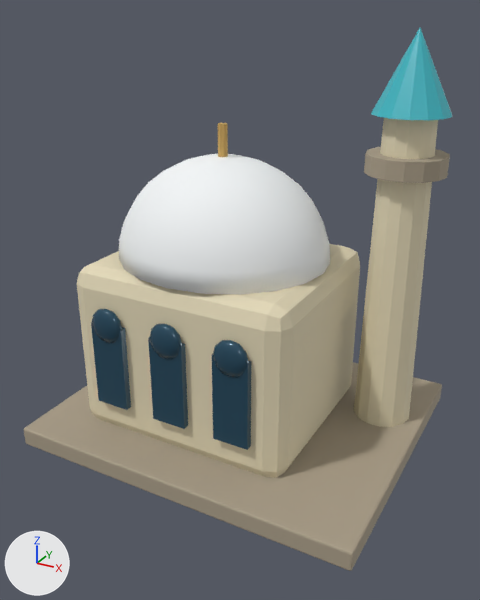
The glTF model map3d/assets/mosque.glb: old version first, new version second.
Rendered twice from a camera (50 mm lens) standing at (0.734, -1.359, 1.037) and looking at (0.015, -0.051, 0.383). The lights are fixed; the arrows at lower left show +X, +Y and +Z. The picture after the commit comes second. Where no turn or scale is listed for an object, it has been applied to the vertices. Vertices at exactly the same position are counted once.

The scene before the commit, as lines of its bpy script (objects in view):
```python
me_mosque_archeddoor_008_mesh = bpy.data.meshes.new('Mosque_ArchedDoor_008_Mesh')
me_mosque_archeddoor_008_mesh.from_pydata(...)  # 570 vertices, 1088 faces; spans x -0.218..0.673, y -0.111..0.632, z -0.238..0.762
# faces by material slot: [396, 160, 28, 318, 160, 26]
me_mosque_archeddoor_008_mesh.materials.append(mat_hm_glass)  # dark blue #254b60
me_mosque_archeddoor_008_mesh.materials.append(mat_hm_stone)  # beige #a99d88
me_mosque_archeddoor_008_mesh.materials.append(mat_hm_tussock)  # orange #c9a35a
me_mosque_archeddoor_008_mesh.materials.append(mat_hm_snow)  # white #f4f7f8
me_mosque_archeddoor_008_mesh.materials.append(mat_hm_cream)  # beige #e2d7b7
me_mosque_archeddoor_008_mesh.materials.append(mat_hm_water)  # cyan #3fb8c4
ob_mosque_archeddoor_008 = bpy.data.objects.new('Mosque_ArchedDoor_008', me_mosque_archeddoor_008_mesh)
ob_mosque_archeddoor_008.location = (-0.228, -0.26, 0.238)
```
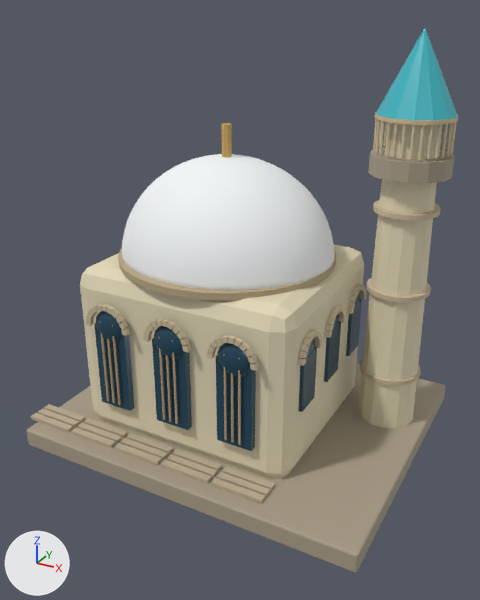
Pixel boxes (x1, y1, x2, y2) of what changed, in the pictures (480 x 600 px):
'Mosque_ArchedDoor_008', reshaped, moved
    before: (24, 28, 452, 571)
    after: (27, 28, 458, 573)
part 1 of me_mosque_archeddoor_008_mesh, added
    after: (303, 338, 315, 361)
part 2 of me_mosque_archeddoor_008_mesh, added
    after: (328, 313, 339, 334)
part 3 of me_mosque_archeddoor_008_mesh, added
    after: (354, 292, 360, 311)
part 4 of me_mosque_archeddoor_008_mesh, added
    after: (299, 346, 317, 412)
part 5 of me_mosque_archeddoor_008_mesh, added
    after: (324, 321, 341, 382)
part 6 of me_mosque_archeddoor_008_mesh, added
    after: (346, 300, 362, 356)
part 7 of me_mosque_archeddoor_008_mesh, built on
    before: (119, 154, 330, 295)
    after: (31, 112, 458, 504)
part 8 of me_mosque_archeddoor_008_mesh, added
    after: (360, 359, 420, 386)

The change, as a diff of the scene's bpy script:
```diff
--- a/map3d/assets/mosque.glb.py
+++ b/map3d/assets/mosque.glb.py
@@ me_mosque_archeddoor_008_mesh @@
-me_mosque_archeddoor_008_mesh.from_pydata(...)  # 570 vertices, 1088 faces; spans x -0.218..0.673, y -0.111..0.632, z -0.238..0.762
+me_mosque_archeddoor_008_mesh.from_pydata(...)  # 4350 vertices, 7996 faces; spans x -0.239..0.673, y -0.111..0.632, z -0.238..0.762
+# me_mosque_archeddoor_008_mesh part 1: a new loose piece, a UV sphere (20 segments, 8 rings, poles along z) spanning x 0.45..0.464, y 0.073..0.149, z 0.058..0.144, in mat_hm_glass (dark blue #254b60)
+# me_mosque_archeddoor_008_mesh part 2: a new loose piece, a UV sphere (20 segments, 8 rings, poles along z) spanning x 0.45..0.464, y 0.223..0.298, z 0.058..0.144, in mat_hm_glass (dark blue #254b60)
+# me_mosque_archeddoor_008_mesh part 3: a new loose piece, a UV sphere (20 segments, 8 rings, poles along z) spanning x 0.45..0.464, y 0.372..0.448, z 0.058..0.144, in mat_hm_glass (dark blue #254b60)
+# me_mosque_archeddoor_008_mesh part 4: a new loose piece, a box spanning x 0.451..0.464, y 0.075..0.147, z -0.028..0.103, in mat_hm_glass (dark blue #254b60)
+# me_mosque_archeddoor_008_mesh part 5: a new loose piece, a box spanning x 0.451..0.464, y 0.225..0.296, z -0.028..0.103, in mat_hm_glass (dark blue #254b60)
+# me_mosque_archeddoor_008_mesh part 6: a new loose piece, a box spanning x 0.451..0.464, y 0.374..0.446, z -0.028..0.103, in mat_hm_glass (dark blue #254b60)
+# me_mosque_archeddoor_008_mesh part 7: 76 vertices moved from x -0.094..0.256, y 0.03..0.489, z 0.233..0.461 to x -0.098..0.039, y 0.087..0.413, z 0.233..0.363; 80 vertices removed from x -0.048..0.431, y 0.018..0.503, z 0.233..0.475; 2832 vertices added at x -0.239..0.653, y -0.07..0.529, z -0.188..0.585
+# me_mosque_archeddoor_008_mesh part 8: 128 vertices added at x 0.488..0.641, y 0.333..0.485, z -0.06..-0.049
+# other edits to the shape of me_mosque_archeddoor_008_mesh do not show in these pictures
 me_mosque_archeddoor_008_mesh.materials.append(mat_hm_glass)
@@ me_mosque_archeddoor_008_mesh @@
 me_mosque_archeddoor_008_mesh.materials.append(mat_hm_water)
+me_mosque_archeddoor_008_mesh.materials.append(mat_hm__d7c7a5)  # beige #d7c7a5
+me_mosque_archeddoor_008_mesh.materials.append(mat_hm__c9b99a)  # beige #c9b99a
+me_mosque_archeddoor_008_mesh.materials.append(mat_hm__dac9a7)  # beige #dac9a7
+me_mosque_archeddoor_008_mesh.materials.append(mat_hm__baab91)  # beige #baab91
+me_mosque_archeddoor_008_mesh.materials.append(mat_hm__bda57b)  # beige #bda57b
+me_mosque_archeddoor_008_mesh.materials.append(mat_hm__d4bf97)  # beige #d4bf97
+me_mosque_archeddoor_008_mesh.materials.append(mat_hm__cbb99b)  # beige #cbb99b
+me_mosque_archeddoor_008_mesh.materials.append(mat_hm__b7a582)  # beige #b7a582
@@ ob_mosque_archeddoor_008 @@
 ob_mosque_archeddoor_008 = bpy.data.objects.new('Mosque_ArchedDoor_008', me_mosque_archeddoor_008_mesh)
-ob_mosque_archeddoor_008.location = (-0.228, -0.26, 0.238)
+ob_mosque_archeddoor_008.location = (-0.217, -0.26, 0.238)
```
